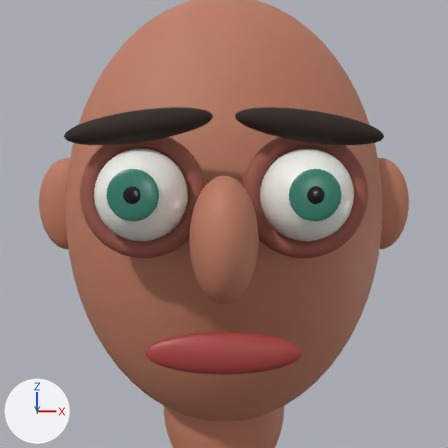
Before and after pictures for a commit that changed the Blender file blender/scene.blend.
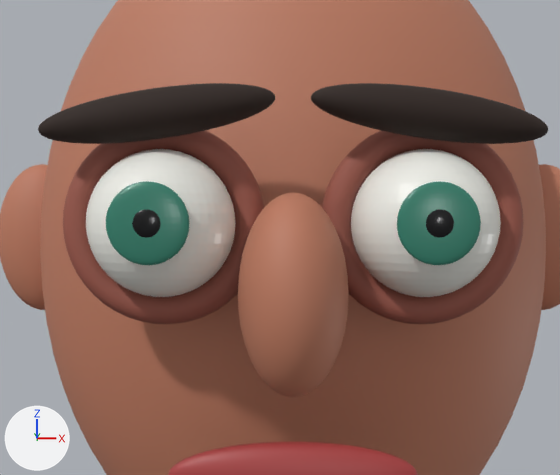
Each version appears first from the file's camera 'Camera', and next in a close-up on the part from 9% to 87% of the width and 12% to 79% of the height. Every picture has the same lights, and +X, +Y and +Z are marked at lower left. The last two pictures show the newer version. Both versions are drawn at the pose saved in each file; the numbers are the values there.

The first close-up shows 'Brow_L', 'Brow_R', 'Ear_L', 'Eye_L', 'Eye_R', 'HumanHead', 'Iris_L', 'Iris_R', 'Mouth', 'Nose', 'SocketRim_L', 'SocketRim_R' and 3 more.
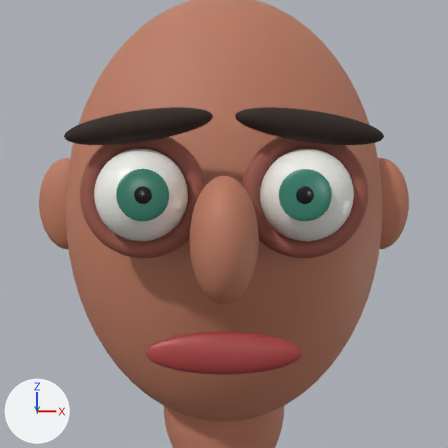
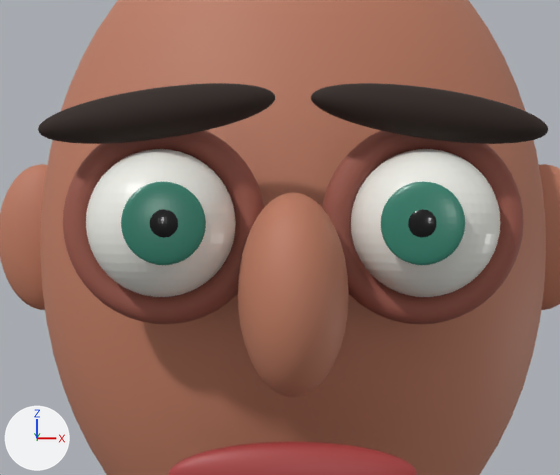
What differs and where, as boxes (x1, y1, x2, y2) in the close-ups (560 x 475 px):
```json
{"object": "Iris_L", "change": "posed", "before": [106, 181, 189, 265], "after": [121, 181, 206, 265]}
{"object": "Iris_R", "change": "posed", "before": [397, 181, 481, 265], "after": [381, 181, 465, 265]}
```

Scene script edits in JSON lines:
```json
{"block": "bone_eyebone_l", "where": "bone_eyebone_l = bpy.data.objects['EyeRig'].pose.bones['EyeBone_L']"}
{"op": "set", "path": "bone_eyebone_l.rotation_euler", "old": "(0.0, 0.0, 0.0)", "new": "(0.0, 0.192, 0.0)", "note": "degrees (0, 0, 0) -> degrees (0, 11, 0)"}
{"block": "bone_eyebone_r", "where": "bone_eyebone_r = bpy.data.objects['EyeRig'].pose.bones['EyeBone_R']"}
{"op": "set", "path": "bone_eyebone_r.rotation_euler", "old": "(0.0, 0.0, 0.0)", "new": "(0.0, -0.192, 0.0)", "note": "degrees (0, 0, 0) -> degrees (0, -11, 0)"}
```
